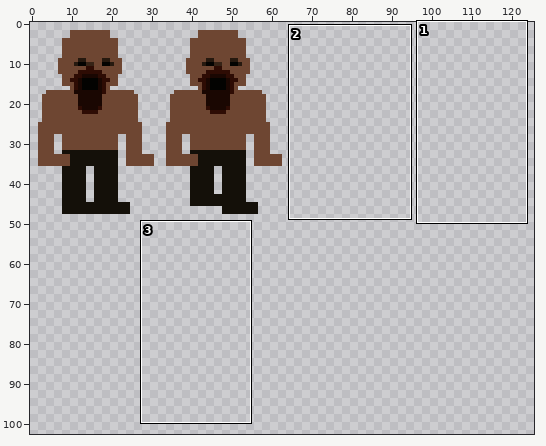
Sprite sheet, stored at images/enemy_canibal-sheet0.png. The picture above shows the old version from afar; the outline marks the close-up.
Close-up. As it was:
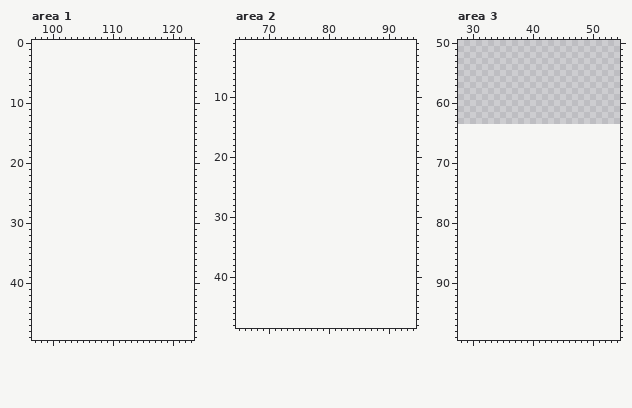
The file is 64x64 pixels. Colours within 5 levels of each other are drawn and written as one. Shown: area 1: x 97..123, y 0..49; area 2: x 65..94, y 1..48; area 3: x 28..54, y 50..99. The old version is drawn lined up with the new one, on the new canvas. The wide view leaves out empty margins. The commit also changed other parts of the picture, which this record leaves out.
The same view after the edit:
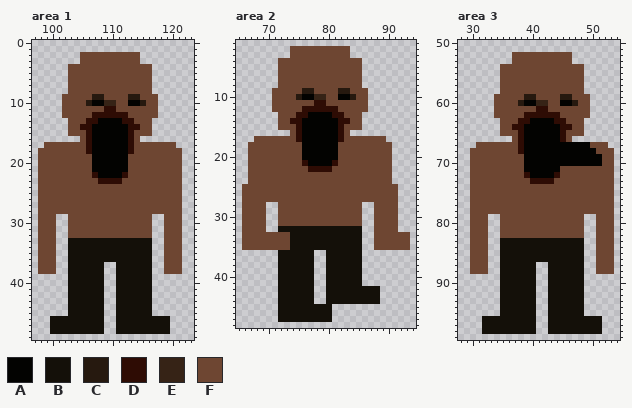
Palette (. is transparent): A #030301  B #141009  C #26190f  D #2e0c04  E #362316  F #6e4632
What changed:
canvas 64x64 -> 128x128, the old top-left corner now at -1,0 (the part of the old canvas that was cut away was empty and is not shown)
Changed rows in their new state; - is an unchanged pixel.
Area 1:
first column x 98:
 2 -------FFFFFFFFFF-------
 3 -------FFFFFFFFFF-------
 4 -----FFFFFFFFFFFFFF-----
 5 -----FFFFFFFFFFFFFF-----
 6 -----FFFFFFFFFFFFFF-----
 7 -----FFFFFFFFFFFFFF-----
 8 -----FFFFFFFFFFFFFF-----
 9 ----FFFFFCCFFFFCCFFF----
10 ----FFFFCAAEEFFAACFF----
11 ----FFFFFFFDDFFFFFFF----
12 ----FFFFFDDDDDDFFFFF----
13 -----FFFDDAAAADDFFF-----
14 -----FFDDAAAAAADDFF-----
15 -----FFFDAAAAAADFFF-----
16 -------FDAAAAAADF-------
17 -FFFFFFFDAAAAAADFFFFFFF-
18 FFFFFFFFDAAAAAADFFFFFFFF
19 FFFFFFFFFAAAAAAFFFFFFFFF
20 FFFFFFFFFAAAAAAFFFFFFFFF
21 FFFFFFFFFAAAAAAFFFFFFFFF
22 FFFFFFFFFDAAAADFFFFFFFFF
23 FFFFFFFFFFDDDDFFFFFFFFFF
24 FFFFFFFFFFFFFFFFFFFFFFFF
25 FFFFFFFFFFFFFFFFFFFFFFFF
26 FFFFFFFFFFFFFFFFFFFFFFFF
27 FFFFFFFFFFFFFFFFFFFFFFFF
28 FFFFFFFFFFFFFFFFFFFFFFFF
29 FFF--FFFFFFFFFFFFFF--FFF
30 FFF--FFFFFFFFFFFFFF--FFF
31 FFF--FFFFFFFFFFFFFF--FFF
32 FFF--FFFFFFFFFFFFFF--FFF
33 FFF--BBBBBBBBBBBBBB--FFF
34 FFF--BBBBBBBBBBBBBB--FFF
35 FFF--BBBBBBBBBBBBBB--FFF
36 FFF--BBBBBBBBBBBBBB--FFF
37 FFF--BBBBBB--BBBBBB--FFF
38 FFF--BBBBBB--BBBBBB--FFF
39 -----BBBBBB--BBBBBB-----
40 -----BBBBBB--BBBBBB-----
41 -----BBBBBB--BBBBBB-----
42 -----BBBBBB--BBBBBB-----
43 -----BBBBBB--BBBBBB-----
44 -----BBBBBB--BBBBBB-----
45 -----BBBBBB--BBBBBB-----
46 --BBBBBBBBB--BBBBBBBBB--
47 --BBBBBBBBB--BBBBBBBBB--
48 --BBBBBBBBB--BBBBBBBBB--
Area 2:
first column x 66:
 2 --------FFFFFFFFFF----------
 3 --------FFFFFFFFFF----------
 4 ------FFFFFFFFFFFFFF--------
 5 ------FFFFFFFFFFFFFF--------
 6 ------FFFFFFFFFFFFFF--------
 7 ------FFFFFFFFFFFFFF--------
 8 ------FFFFFFFFFFFFFF--------
 9 -----FFFFFCCFFFFCCFFF-------
10 -----FFFFCAAEEFFAACFF-------
11 -----FFFFFFFDDFFFFFFF-------
12 -----FFFFFDDDDDDFFFFF-------
13 ------FFFDDAAAADDFFF--------
14 ------FFDDAAAAAADDFF--------
15 ------FFFDAAAAAADFFF--------
16 --------FDAAAAAADF----------
17 --FFFFFFFDAAAAAADFFFFFFF----
18 -FFFFFFFFFAAAAAAFFFFFFFFF---
19 -FFFFFFFFFAAAAAAFFFFFFFFF---
20 -FFFFFFFFFAAAAAAFFFFFFFFF---
21 -FFFFFFFFFDAAAADFFFFFFFFF---
22 -FFFFFFFFFFDDDDFFFFFFFFFF---
23 -FFFFFFFFFFFFFFFFFFFFFFFF---
24 -FFFFFFFFFFFFFFFFFFFFFFFF---
25 FFFFFFFFFFFFFFFFFFFFFFFFFF--
26 FFFFFFFFFFFFFFFFFFFFFFFFFF--
27 FFFFFFFFFFFFFFFFFFFFFFFFFF--
28 FFFF--FFFFFFFFFFFFFF--FFFF--
29 FFFF--FFFFFFFFFFFFFF--FFFF--
30 FFFF--FFFFFFFFFFFFFF--FFFF--
31 FFFF--FFFFFFFFFFFFFF--FFFF--
32 FFFF--BBBBBBBBBBBBBB--FFFF--
33 FFFFFFFFBBBBBBBBBBBB--FFFFFF
34 FFFFFFFFBBBBBBBBBBBB--FFFFFF
35 FFFFFFFFBBBBBBBBBBBB--FFFFFF
36 ------BBBBBB--BBBBBB--------
37 ------BBBBBB--BBBBBB--------
38 ------BBBBBB--BBBBBB--------
39 ------BBBBBB--BBBBBB--------
40 ------BBBBBB--BBBBBB--------
41 ------BBBBBB--BBBBBB--------
42 ------BBBBBB--BBBBBBBBB-----
43 ------BBBBBB--BBBBBBBBB-----
44 ------BBBBBB--BBBBBBBBB-----
45 ------BBBBBBBBB-------------
46 ------BBBBBBBBB-------------
47 ------BBBBBBBBB-------------
Area 3:
first column x 30:
 52 -------FFFFFFFFFF-------
 53 -------FFFFFFFFFF-------
 54 -----FFFFFFFFFFFFFF-----
 55 -----FFFFFFFFFFFFFF-----
 56 -----FFFFFFFFFFFFFF-----
 57 -----FFFFFFFFFFFFFF-----
 58 -----FFFFFFFFFFFFFF-----
 59 ----FFFFFCCFFFFCCFFF----
 60 ----FFFFCAAEEFFAACFF----
 61 ----FFFFFFFDDFFFFFFF----
 62 ----FFFFFDDDDDDFFFFF----
 63 -----FFFDDAAAADDFFF-----
 64 -----FFDDAAAAAADDFF-----
 65 -----FFFDAAAAAADFFF-----
 66 -------FDAAAAAADF-------
 67 -FFFFFFFDAAAAAAAAAAAFFF-
 68 FFFFFFFFDAAAAAAAAAAAAFFF
 69 FFFFFFFFFAAAAAAAAAAAAAFF
 70 FFFFFFFFFAAAAAAAAAAAAAFF
 71 FFFFFFFFFAAAAAAFFFFFFFFF
 72 FFFFFFFFFDAAAADFFFFFFFFF
 73 FFFFFFFFFFDDDDFFFFFFFFFF
 74 FFFFFFFFFFFFFFFFFFFFFFFF
 75 FFFFFFFFFFFFFFFFFFFFFFFF
 76 FFFFFFFFFFFFFFFFFFFFFFFF
 77 FFFFFFFFFFFFFFFFFFFFFFFF
 78 FFFFFFFFFFFFFFFFFFFFFFFF
 79 FFF--FFFFFFFFFFFFFF--FFF
 80 FFF--FFFFFFFFFFFFFF--FFF
 81 FFF--FFFFFFFFFFFFFF--FFF
 82 FFF--FFFFFFFFFFFFFF--FFF
 83 FFF--BBBBBBBBBBBBBB--FFF
 84 FFF--BBBBBBBBBBBBBB--FFF
 85 FFF--BBBBBBBBBBBBBB--FFF
 86 FFF--BBBBBBBBBBBBBB--FFF
 87 FFF--BBBBBB--BBBBBB--FFF
 88 FFF--BBBBBB--BBBBBB--FFF
 89 -----BBBBBB--BBBBBB-----
 90 -----BBBBBB--BBBBBB-----
 91 -----BBBBBB--BBBBBB-----
 92 -----BBBBBB--BBBBBB-----
 93 -----BBBBBB--BBBBBB-----
 94 -----BBBBBB--BBBBBB-----
 95 -----BBBBBB--BBBBBB-----
 96 --BBBBBBBBB--BBBBBBBBB--
 97 --BBBBBBBBB--BBBBBBBBB--
 98 --BBBBBBBBB--BBBBBBBBB--
Boxes around the changes in both close-ups, in picture pixels (x1, y1, x2, y2):
added: (38, 52, 182, 334)
added: (242, 46, 410, 322)
added: (470, 52, 614, 334)
